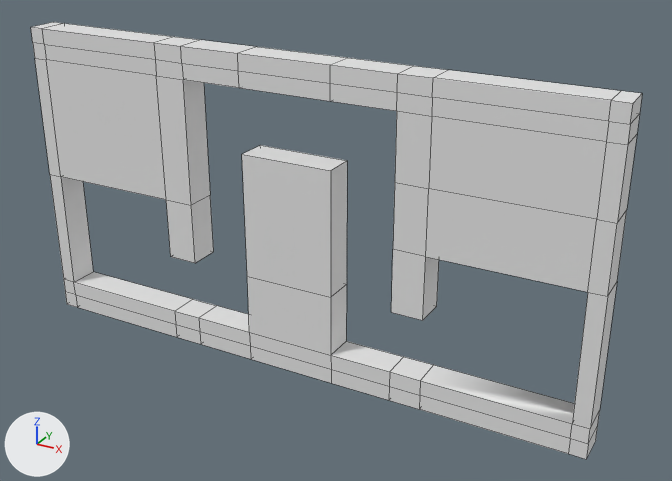
Two versions of the FBX model camera-game/Assets/Models/Levels/Stage1-4.fbx, one commit apart.
Both versions are drawn from a 50 mm lens placed at (13.62, -21.71, 10.74), pointed at (1.21, 0.85, -0.54). Lighting does not change. The marker at lower left points along +X, +Y and +Z. Mesh edges are drawn as thin lines.

In view in the first picture: 'Stage1-4'.
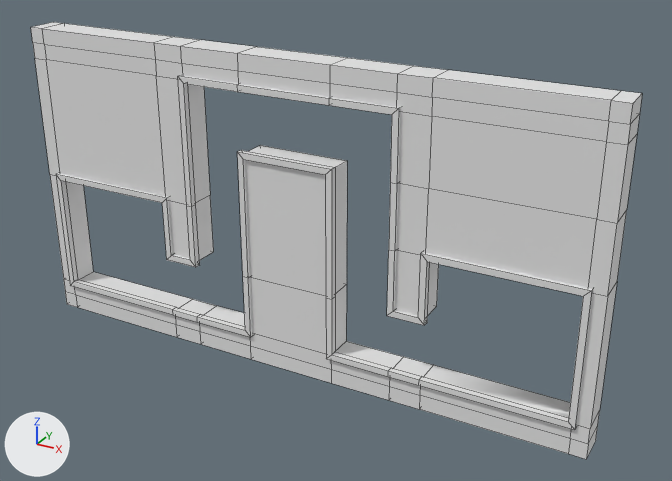
Boxes [x1, y1, x2, y2] around the edits, measured in the pictures (672 x 481 px):
'Stage1-4.001', added: after [56, 76, 593, 430]

Diff of the bpy script that builds the scene:
```diff
--- a/camera-game/Assets/Models/Levels/Stage1-4.fbx.py
+++ b/camera-game/Assets/Models/Levels/Stage1-4.fbx.py
@@ me_plane_009 @@
+me_plane_009.from_pydata(...)  # 108 vertices, 108 faces; spans x -9.1..9.1, y -0.1..0.1, z -4.1..4.1
+me_plane_009.materials.append(mat_material_010)  # white #e7e7e7
@@ ob_stage1_4_001 @@
+ob_stage1_4_001 = bpy.data.objects.new('Stage1-4.001', me_plane_009)
+ob_stage1_4_001.location = (0.0, 0.0, 0.0)
```
